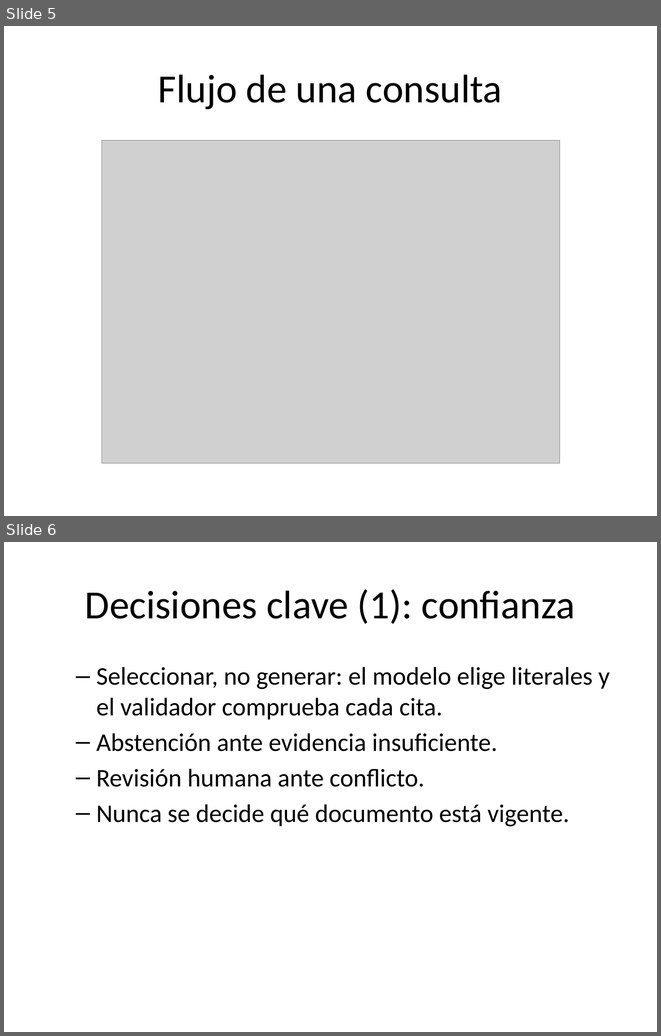
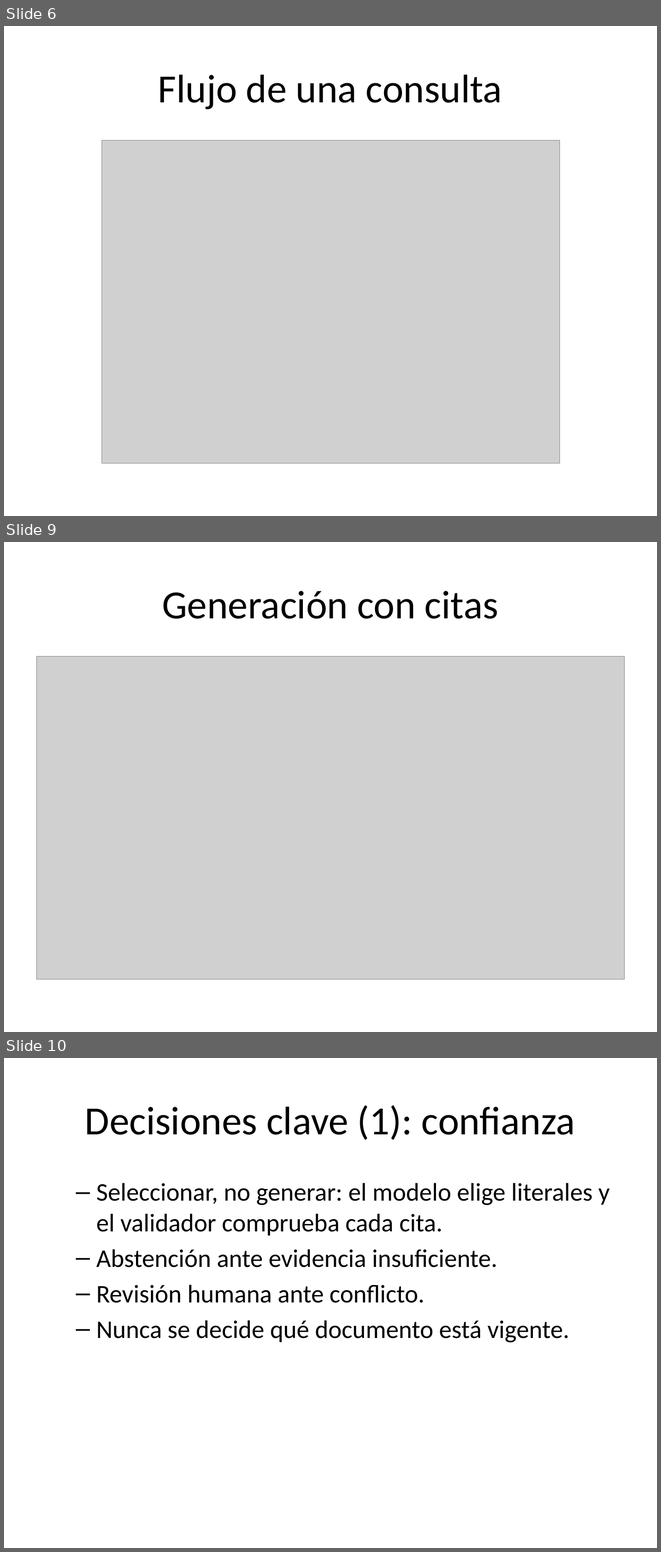
Before and after one commit to donmatthiuz/NLP, a slide deck: docs/presentacion/Diapositivas.pptx. Shown one above the other, each under a label of ours: slides 5 and 6 before the commit, slides 6, 9 and 10 after it; the slides between them are not shown. The pictures are 661x1036 and 661x1552 pixels, drawn with LibreOffice and Linux fonts; fonts in the diff are those of the drawing; grey boxes stand for pictures. Boxes give left, top, right and bottom in pixels: in the first picture for what was removed or moved away, otherwise in the second. Text is boxed around its words. In the diff, an @@ line names an element or a change of style, - is before the commit and + after.

```diff
--- a/docs/presentacion/Diapositivas.pptx
+++ b/docs/presentacion/Diapositivas.pptx
@@ slide 9 added at [4,542,657,1032], background #FFFFFF @@
@@ title added at [162,591,498,619], 44 pt, text #000000 @@
+Generación con citas
@@ picture added at [37,656,624,979] @@
@@ what was slide 5 is now slide 6 @@
@@ what was slide 6 is now slide 10 @@
```
Also in this commit, not shown: 1 slide changed, 6 other slides added, 1 slide removed, 3 other files.
